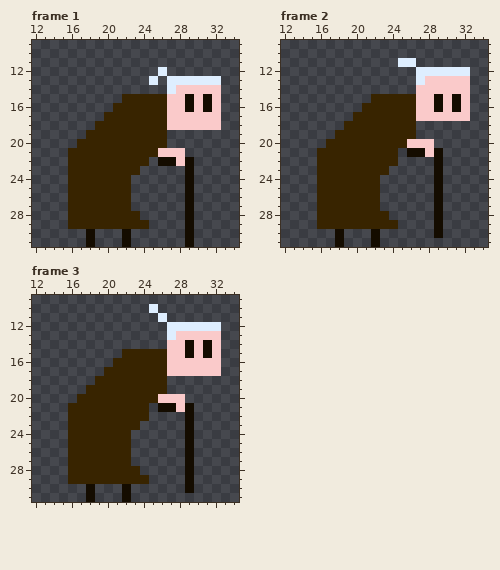
Pixel-art file, stored at HorrorNarrative/Assets/All/Aseprite/old-lady.aseprite. The first picture shows the starting point.
32x32 pixels, 3 frames. Shown: frame 1: x 12..34, y 9..31; frame 2: x 12..34, y 9..31; frame 3: x 12..34, y 9..31. The old version is drawn lined up with the new one, on the new canvas.
The result:
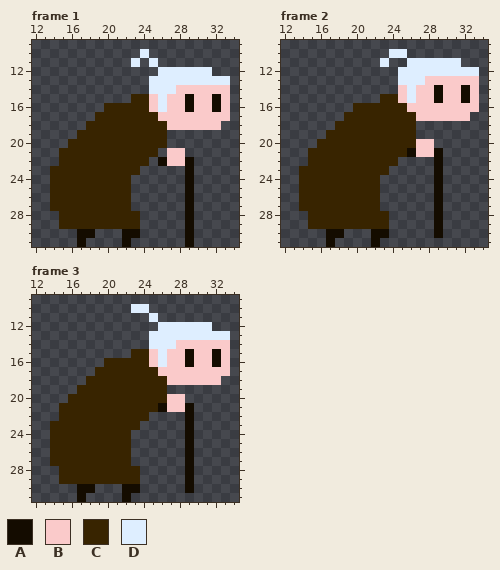
Palette (. is transparent): A #140c00  B #facaca  C #382400  D #deeeff
What changed:
canvas 32x32 -> 48x32, the old top-left corner now at 8,0
--- frame 1
@@ x 12..34 @@
  9 .......................
-10 .......................
-11 .......................
-12 ..............D........
-13 .............D.DDDDDD..
-14 ...............DBBBBB..
-15 ..........CCCCCBBABAB..
-16 .........CCCCCCBBABAB..
-17 ........CCCCCCCBBBBBB..
-18 .......CCCCCCCCBBBBBB..
-19 ......CCCCCCCCC........
-20 .....CCCCCCCCCC........
-21 ....CCCCCCCCCCBBB......
-22 ....CCCCCCCCC.AABA.....
-23 ....CCCCCCCC.....A.....
-24 ....CCCCCCC......A.....
-25 ....CCCCCCC......A.....
-26 ....CCCCCCC......A.....
-27 ....CCCCCCC......A.....
-28 ....CCCCCCCC.....A.....
-29 ....CCCCCCCCC....A.....
-30 ......A...A......A.....
-31 ......A...A......A.....
+10 ............D..........
+11 ...........D.D.........
+12 ..............DDDDDD...
+13 .............DDDDDDDDD.
+14 .............DDDBBBBBB.
+15 ...........CCBDBBABBAB.
+16 ........CCCCCBDBBABBAB.
+17 .......CCCCCCCBBBBBBBB.
+18 ......CCCCCCCCCBBBBBB..
+19 .....CCCCCCCCCC........
+20 ....CCCCCCCCCCC........
+21 ...CCCCCCCCCCC.BB......
+22 ...CCCCCCCCCC.ABBA.....
+23 ..CCCCCCCCCC.....A.....
+24 ..CCCCCCCCC......A.....
+25 ..CCCCCCCCC......A.....
+26 ..CCCCCCCCC......A.....
+27 ..CCCCCCCCC......A.....
+28 ...CCCCCCCCC.....A.....
+29 ...CCCCCCCCC.....A.....
+30 .....AA...AA.....A.....
+31 .....A....A......A.....
--- frame 2
@@ x 12..34 @@
  9 .......................
-10 .......................
-11 .............DD........
-12 ...............DDDDDD..
-13 ...............DBBBBB..
-14 ...............BBBBBB..
-15 ..........CCCCCBBABAB..
-16 .........CCCCCCBBABAB..
-17 ........CCCCCCCBBBBBB..
-18 .......CCCCCCCC........
-19 ......CCCCCCCCC........
-20 .....CCCCCCCCCBBB......
-21 ....CCCCCCCCC.AABA.....
-22 ....CCCCCCCCC....A.....
-23 ....CCCCCCCC.....A.....
-24 ....CCCCCCC......A.....
-25 ....CCCCCCC......A.....
-26 ....CCCCCCC......A.....
-27 ....CCCCCCC......A.....
-28 ....CCCCCCCC.....A.....
-29 ....CCCCCCCCC....A.....
-30 ......A...A......A.....
-31 ......A...A............
+10 ............DD.........
+11 ...........D..DDDDDD...
+12 .............DDDDDDDDD.
+13 .............DDDBBBBBB.
+14 .............BDBBABBAB.
+15 ...........CCBDBBABBAB.
+16 ........CCCCCCBBBBBBBB.
+17 .......CCCCCCCCBBBBBB..
+18 ......CCCCCCCCC........
+19 .....CCCCCCCCCC........
+20 ....CCCCCCCCCCCBB......
+21 ...CCCCCCCCCCCABBA.....
+22 ...CCCCCCCCCC....A.....
+23 ..CCCCCCCCCC.....A.....
+24 ..CCCCCCCCC......A.....
+25 ..CCCCCCCCC......A.....
+26 ..CCCCCCCCC......A.....
+27 ..CCCCCCCCC......A.....
+28 ...CCCCCCCCC.....A.....
+29 ...CCCCCCCCC.....A.....
+30 .....AA...AA.....A.....
+31 .....A....A............
--- frame 3
@@ x 12..34 @@
  9 .......................
-10 .............D.........
-11 ..............D........
-12 ...............DDDDDD..
-13 ...............DBBBBB..
-14 ...............BBABAB..
-15 ..........CCCCCBBABAB..
-16 .........CCCCCCBBBBBB..
-17 ........CCCCCCCBBBBBB..
-18 .......CCCCCCCC........
-19 ......CCCCCCCCC........
-20 .....CCCCCCCCCBBB......
-21 ....CCCCCCCCC.AABA.....
-22 ....CCCCCCCCC....A.....
-23 ....CCCCCCCC.....A.....
-24 ....CCCCCCC......A.....
-25 ....CCCCCCC......A.....
-26 ....CCCCCCC......A.....
-27 ....CCCCCCC......A.....
-28 ....CCCCCCCC.....A.....
-29 ....CCCCCCCCC....A.....
-30 ......A...A......A.....
-31 ......A...A............
+10 ...........DD..........
+11 .............D.........
+12 ..............DDDDDD...
+13 .............DDDDDDDDD.
+14 .............DDDBBBBBB.
+15 ...........CCBDBBABBAB.
+16 ........CCCCCBDBBABBAB.
+17 .......CCCCCCCBBBBBBBB.
+18 ......CCCCCCCCCBBBBBB..
+19 .....CCCCCCCCCC........
+20 ....CCCCCCCCCCCBB......
+21 ...CCCCCCCCCCCABBA.....
+22 ...CCCCCCCCCC....A.....
+23 ..CCCCCCCCCC.....A.....
+24 ..CCCCCCCCC......A.....
+25 ..CCCCCCCCC......A.....
+26 ..CCCCCCCCC......A.....
+27 ..CCCCCCCCC......A.....
+28 ...CCCCCCCCC.....A.....
+29 ...CCCCCCCCC.....A.....
+30 .....AA...AA.....A.....
+31 .....A....A............
Pixel boxes of the changes (left, top, right, bottom) in both pictures:
changed: (50, 49, 230, 247)
changed: (299, 49, 479, 247)
changed: (50, 304, 230, 502)
